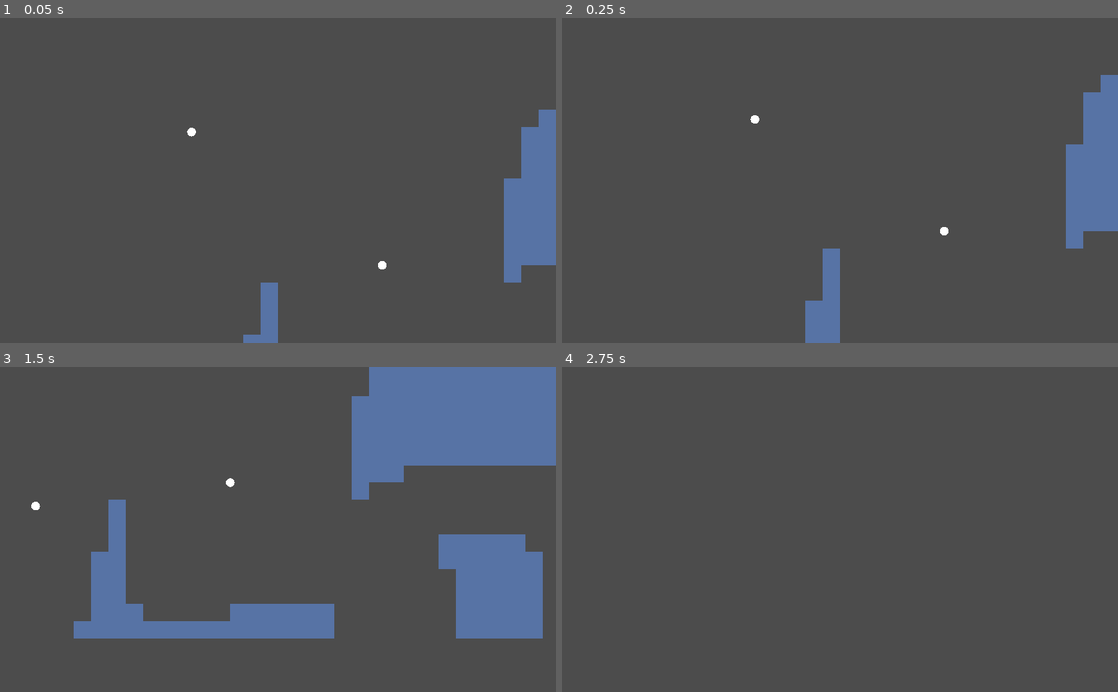
Above: before the commit, frames 1-4 (two rows, left to right).
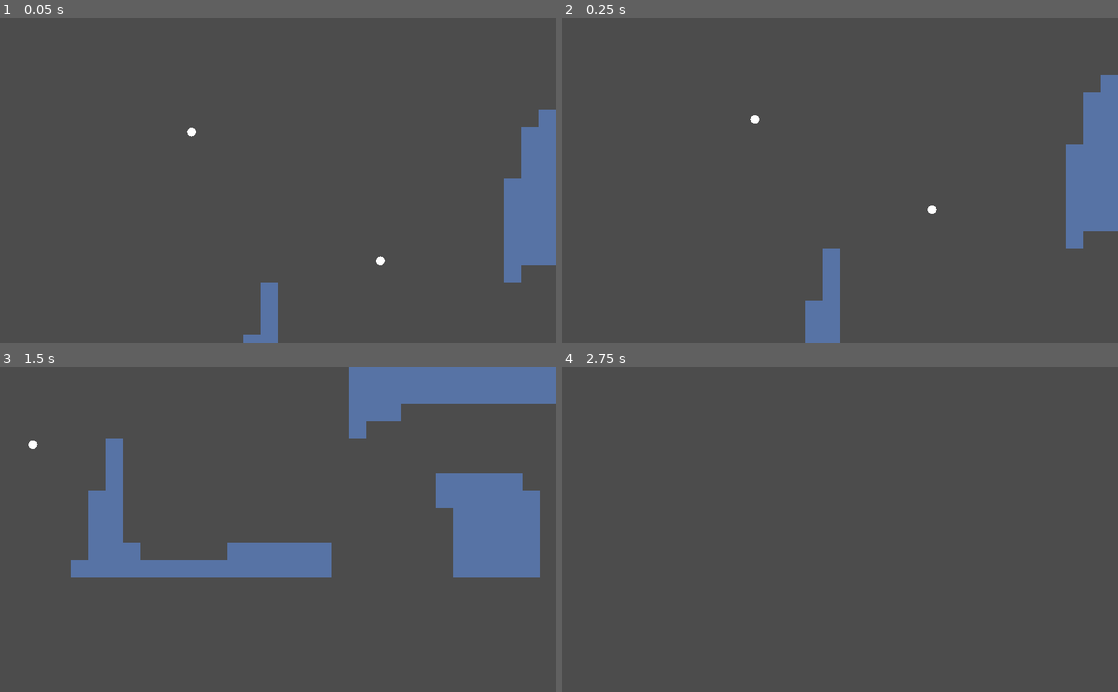
Above: after the commit, the same moments.

Repository: Synthasmagoria/Project-Seeker
Game: Godot game, scene res://levels/test/test.tscn
Same seed, same stepped clock (60 frames per second), same inputs: the game is played once before the commit and once after it.
Inputs:
- Up to frame 1 (0.05 s): no input
- Up to frame 2 (0.25 s): no input
- Up to frame 3 (1.5 s): hold Right (right) from 0.53 s (still down); tap Shift (jump) at 0.77 s
- Up to frame 4 (2.75 s): tap Shift (jump) at 1.52 s; release Right (right) at 2.03 s; hold Left (left) from 2.03 s (still down)

The runs differ from the first frame. In frame 1, less than 0.1% of the frame differs, in the area x 67-70%, y 73-78%; in frame 2, less than 0.1%; in frame 3, 23%, in the area x 5-100%, y 0-84%; in frame 4, nothing differs.

Commit message:
NodeWheelWeight on path
- You can now point to a path follow node that will be influenced by the rotation of the weighted  node wheel. Useful for stuff like opening gates, or just moving the node wheel itself along a path. Detachment behavior not yet implemented

Diff:
--- a/project/levels/test/test.tscn
+++ b/project/levels/test/test.tscn
@@ -39,6 +39,11 @@
 func _on_Tween_tween_completed(object: Object, key: NodePath) -> void:
 	tween()
 "
+
+[sub_resource type="Curve2D" id=7]
+_data = {
+"points": PoolVector2Array( 0, 0, 0, 0, 224, 160, 2.97302, 51.136, -2.97302, -51.136, 160, 16, 0, 0, 0, 0, 224, -80, 0, 0, 0, 0, 272, 48 )
+}
 
 [node name="Test" type="Node2D"]
 __meta__ = {
@@ -86,25 +91,35 @@
 [node name="Tween" type="Tween" parent="Path2D/PathFollow2D"]
 playback_process_mode = 0
 
-[node name="NodeWheelWeight" type="Node2D" parent="."]
-position = Vector2( 224, 160 )
+[node name="WheelPath" type="Path2D" parent="."]
+curve = SubResource( 7 )
+
+[node name="PathFollow" type="PathFollow2D" parent="WheelPath"]
+position = Vector2( 223, 160 )
+rotate = false
+loop = false
+
+[node name="NodeWheelWeight" type="Node2D" parent="WheelPath/PathFollow"]
+position = Vector2( 1, 0 )
 script = ExtResource( 3 )
 automatic_spacing = true
 automatic_distance = 64.0
 automatic_distancing = true
 weight_factor = 3.0
 friction = 1.0
+path_follow_path = NodePath("..")
+path_reached_end_response = 1
 
-[node name="Platform5" parent="NodeWheelWeight" instance=ExtResource( 4 )]
+[node name="Platform5" parent="WheelPath/PathFollow/NodeWheelWeight" instance=ExtResource( 4 )]
 position = Vector2( -2.79753e-06, -64 )
 
-[node name="Platform6" parent="NodeWheelWeight" instance=ExtResource( 4 )]
+[node name="Platform6" parent="WheelPath/PathFollow/NodeWheelWeight" instance=ExtResource( 4 )]
 position = Vector2( 64, 0 )
 
-[node name="Platform7" parent="NodeWheelWeight" instance=ExtResource( 4 )]
+[node name="Platform7" parent="WheelPath/PathFollow/NodeWheelWeight" instance=ExtResource( 4 )]
 position = Vector2( -2.79753e-06, 64 )
 
-[node name="Platform8" parent="NodeWheelWeight" instance=ExtResource( 4 )]
+[node name="Platform8" parent="WheelPath/PathFollow/NodeWheelWeight" instance=ExtResource( 4 )]
 position = Vector2( -64, 9.66373e-06 )
 
 [connection signal="tween_completed" from="Path2D/PathFollow2D/Tween" to="Path2D/PathFollow2D" method="_on_Tween_tween_completed"]
--- a/project/objects/node wheel/node_wheel_weight.gd
+++ b/project/objects/node wheel/node_wheel_weight.gd
@@ -8,12 +8,20 @@
 
 export(float) var weight_factor = 7.0
 export(float) var friction = 5.0
+export(NodePath) var path_follow_path
+var path_follow : PathFollow2D
+
+enum PathEndResponse{SPIN, STOP, DETACH}
+export(PathEndResponse) var path_reached_beginning_response
+export(PathEndResponse) var path_reached_end_response
+
 
 func _ready() -> void:
 	var _player = NodeUtil.get_first_node_in_group("player")
 	if _player:
 		_player.connect("entered_platform", self, "_on_player_entered_platform", [_player])
 		_player.connect("exited_platform", self, "_on_player_exited_platform", [_player])
+	path_follow = get_node(path_follow_path)
 
 func _process(delta: float) -> void:
 	var _new_av = angular_velocity
@@ -24,8 +32,30 @@
 		_new_av += player.up.dot(_plat_up) * weight_factor
 	_new_av = max(abs(_new_av) - friction, 0.0) * sign(_new_av)
 
+	var _next_pf_offset = path_follow.offset + _new_av * get_physics_process_delta_time()
+	var _path_length = path_follow.get_parent().curve.get_baked_length()
+	var _next_pf_offset_clamped = clamp(_next_pf_offset, 0.0, _path_length)
+
+	if _next_pf_offset <= 0.0:
+		match path_reached_beginning_response:
+			PathEndResponse.STOP:
+				_new_av = (_next_pf_offset_clamped - path_follow.offset) / get_physics_process_delta_time()
+			PathEndResponse.DETACH:
+				pass # function that detaches the node from the path follow
+	elif _next_pf_offset >= _path_length:
+		match path_reached_end_response:
+			PathEndResponse.STOP:
+				_new_av = (_next_pf_offset_clamped - path_follow.offset) / get_physics_process_delta_time()
+			PathEndResponse.DETACH:
+				pass # function that detaches the node from the path follow
+
 	if _new_av != angular_velocity:
 		set_angular_velocity(_new_av)
+
+func _physics_process(delta: float) -> void:
+	var _path_follow = get_node(path_follow_path)
+	if is_instance_valid(_path_follow):
+		_path_follow.offset += angular_velocity * delta
 
 func _on_player_entered_platform(plat : KinematicBody2D, play : KinematicBody2D) -> void:
 	if plat.get_parent() == self:
Not shown: 1 places in project/levels/test/test.tscn that only renumber resources
